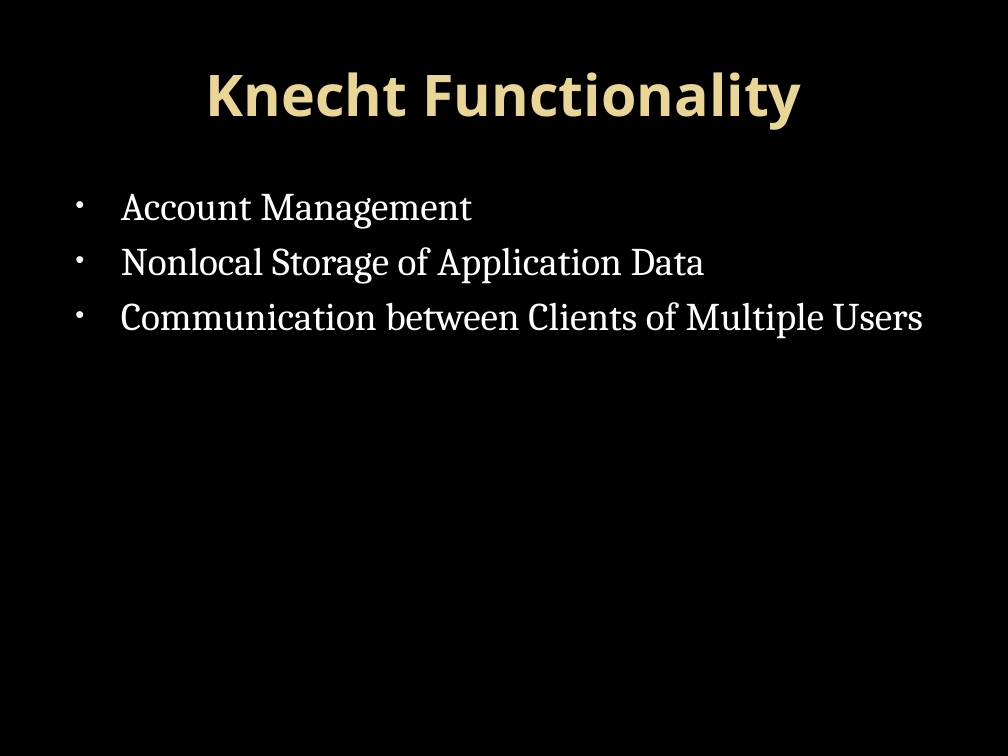
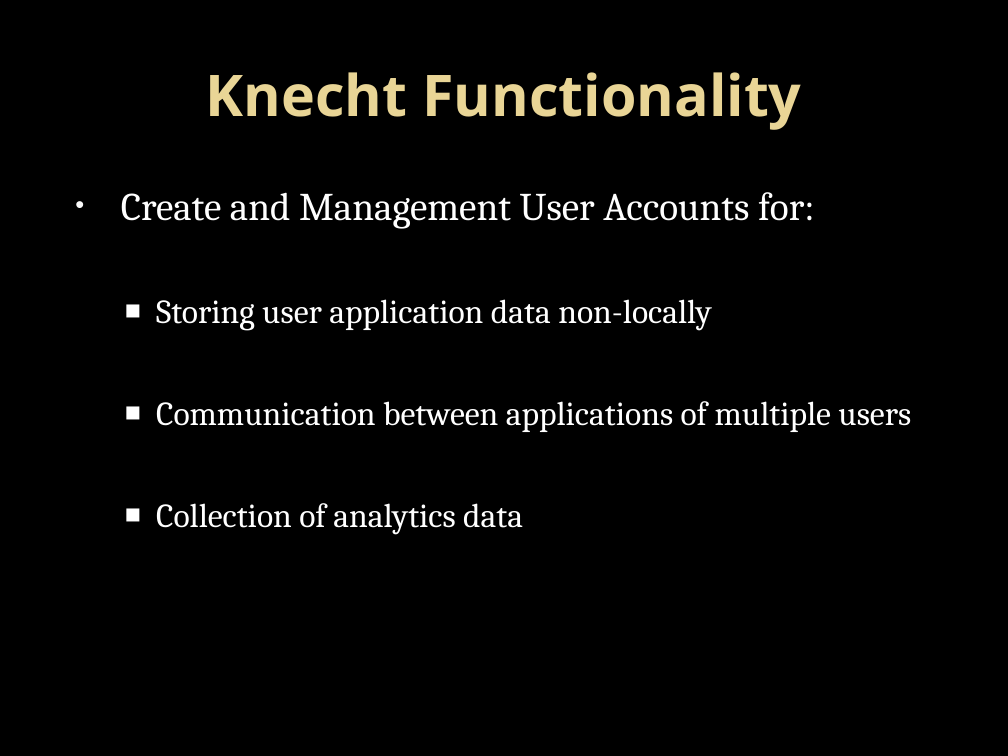
Before and after one commit to ProfBMoriarty/Knecht, a slide deck: slide 4 of Knecht.pptx. Drawn at 1008x756 pixels with LibreOffice and Linux fonts; fonts in the diff are those of the drawing; background and template pictures are left out. Boxes give left, top, right and bottom in pixels: in the first picture for what was removed or moved away, otherwise in the second. Text is boxed around its words. In the diff, an @@ line names an element or a change of style, - is before the commit and + after.

```diff
--- a/Knecht.pptx
+++ b/Knecht.pptx
@@ text at (121, 192, 911, 535): text changed; size 28 to 24 pt @@
-• Account Management
-• Nonlocal Storage of Application Data
-• Communication between Clients of Multiple Users
+• Create and Management User Accounts for:
+  ■ Storing user application data non-locally
+  ■ Communication between applications of multiple users
+  ■ Collection of analytics data
```
Also in this commit, not shown: 9 other slides changed, 2 slides added, 8 slides removed.
